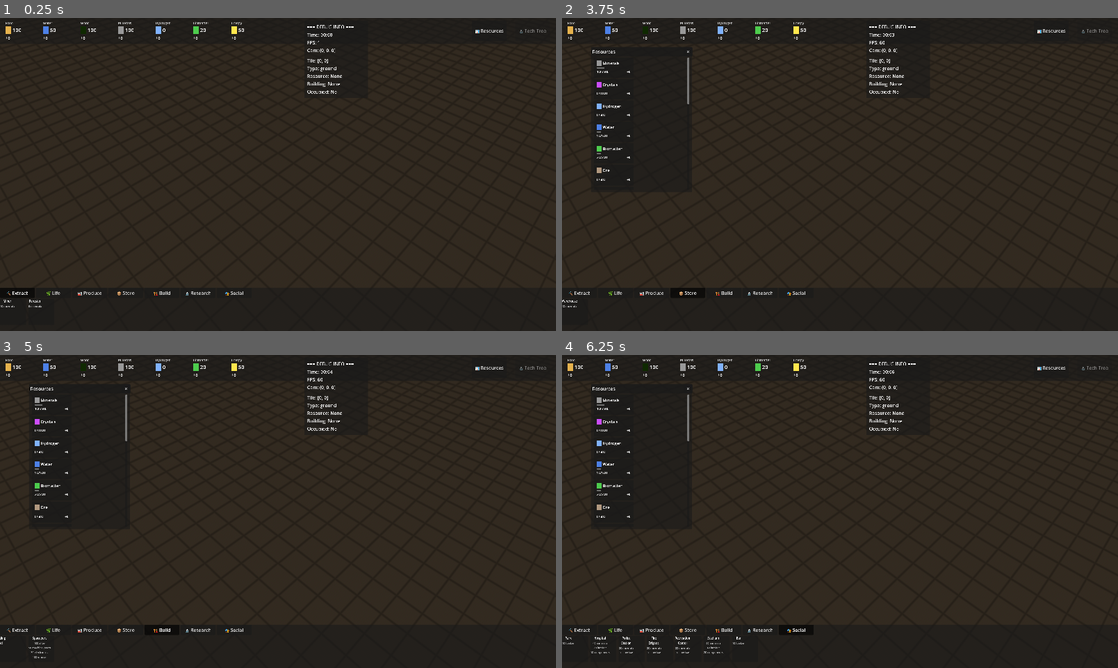
Above: before the commit, frames 1-4 (two rows, left to right).
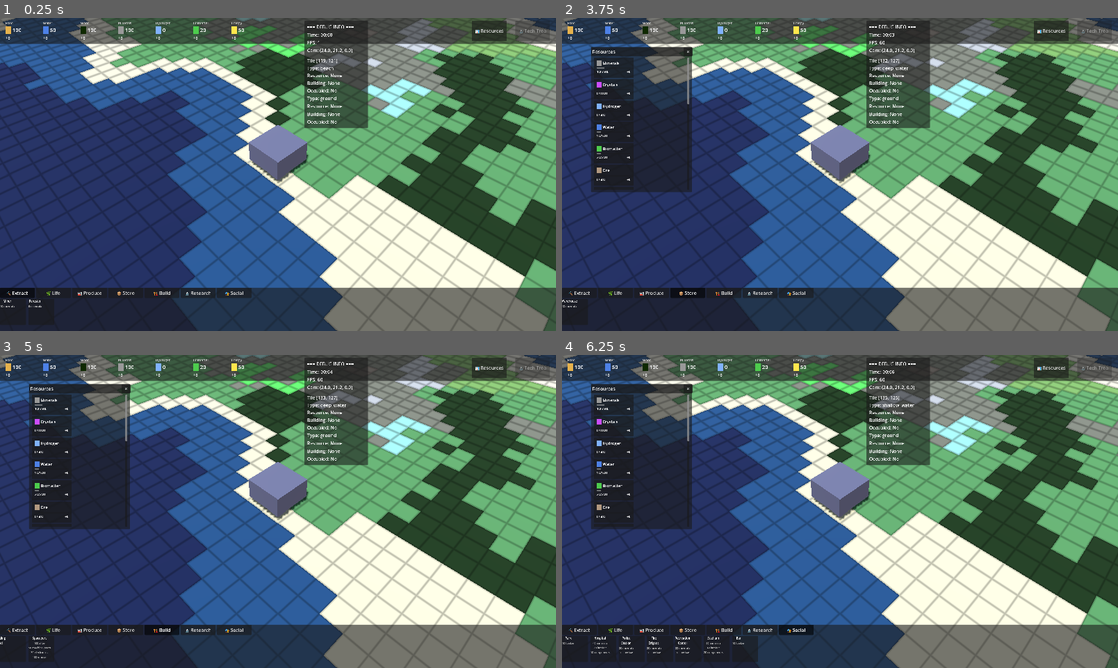
Above: after the commit, the same moments.

Repository: Doudini/Colony
Game: Godot game, scene res://scenes/planet_surface.tscn
Two runs of this game, one before a commit and one after it. Both use one fixed random seed, a clock stepped at 60 frames per second and the inputs below.
Inputs:
- Up to frame 1 (0.25 s): no input
- Up to frame 2 (3.75 s): click "📊 Resources" at 0.5 s; click "⛏️ Extract" at 1.25 s; click "🌿 Life" at 2 s; click "🏭 Produce" at 2.75 s; click "📦 Store" at 3.5 s
- Up to frame 3 (5 s): click "🏗️ Build" at 4.25 s
- Up to frame 4 (6.25 s): click "🔬 Research" at 5 s; click "🎭 Social" at 5.75 s

The runs differ from the first frame. In frame 1, 93% of the frame differs, in the area x 0-100%, y 0-100%; in frame 2, 89%; in frame 3, 88%; in frame 4, 87%.
Error before the commit: Parse Error: Cannot infer the type of "best_priority" variable because the value doesn't have a set type. (res://scripts/tile_grid.gd:964)

Commit message:
updated tile_grid updated shaders for overlay grid and terrain, switched to SCISSOR ALPHA blending so there is no z fighting.
todo:
- fix noise and terrain types so there is no more than 2 type of tiles adjacent to each other. For example if we have shallow_water cell which is next to ground but also next to mountain, our marching square algorithm produces some problems in the selection of our marching square tile
To fix this we should alwyas ensure certain type of cells are always surrounded by their next layer hierarchy i think.

Diff:
--- a/scenes/planet_surface.tscn
+++ b/scenes/planet_surface.tscn
@@ -4,7 +4,7 @@
 [ext_resource type="Script" uid="uid://bg56vuqy6ihdv" path="res://scripts/isometric_camera.gd" id="2"]
 [ext_resource type="Script" uid="uid://745kscm3s30p" path="res://scripts/tile_grid.gd" id="3"]
 [ext_resource type="Script" uid="uid://ettjpehl4bl" path="res://scripts/building_manager.gd" id="4"]
-[ext_resource type="Texture2D" uid="uid://deaha6w8pd3rt" path="res://tex/terrain_tileset_v2.png" id="4_kj5d6"]
+[ext_resource type="Texture2D" uid="uid://d0wrm4hrluowi" path="res://tex/terrain_tileset_v4.png" id="4_5i7v8"]
 [ext_resource type="Script" uid="uid://smrqwv25bkk8" path="res://scripts/clean_modern_ui.gd" id="5"]
 [ext_resource type="Script" uid="uid://bryxgcbgep5fn" path="res://scripts/debug_overlay.gd" id="6"]
 [ext_resource type="Script" uid="uid://dnbjqnnwc1h04" path="res://scripts/hover_detector.gd" id="7"]
@@ -36,7 +36,7 @@
 
 [node name="TileGrid" type="Node3D" parent="."]
 script = ExtResource("3")
-terrain_atlas = ExtResource("4_kj5d6")
+terrain_atlas = ExtResource("4_5i7v8")
 
 [node name="BuildingManager" type="Node3D" parent="."]
 script = ExtResource("4")
--- a/scripts/planet_surface.gd
+++ b/scripts/planet_surface.gd
@@ -52,9 +52,6 @@
 	print("📊 Resources - Click '📊 Resources' button")
 	print("🔬 Tech Tree - Build R&D to unlock")
 	print("==================================================")
-
-func _process(delta):
-	GameState.tick_research(delta)
 
 func _on_building_right_clicked(grid_pos: Vector2i, building_id: String, world_pos: Vector3):
 	"""Handle building right-click - show context menu"""
--- a/scripts/tile_grid.gd
+++ b/scripts/tile_grid.gd
@@ -169,8 +169,9 @@
 	_generate_terrain()
 	_assign_terrain_types()
 
-	_add_marshes()
+	#_add_marshes()
 	_smooth_terrain()
+
 	_place_major_rivers()  # New: Place long rivers first
 	_add_beaches()
 	_build_corner_grid()
@@ -394,7 +395,7 @@
 	"""Generate long rivers using A* pathfinding from mountains to ocean"""
 	print("=== GENERATING MAJOR RIVERS ===")
 
-	var target_water_tiles = 800  # Minimum water resource tiles we want
+	var target_water_tiles = 500  # Minimum water resource tiles we want
 	var current_water_tiles = 0
 
 	var river_count = 0
@@ -961,7 +962,7 @@
 func _get_transition_terrain(pos: Vector2i, base_type: String) -> String:
 	var base_priority = TERRAIN_PRIORITY.get(base_type, 0)
 	var best_type := base_type
-	var best_priority := base_priority
+	var best_priority = base_priority
 
 	for corner_offset in [
 		Vector2i(0, 0),
--- a/shaders/grid_overlay.gdshader
+++ b/shaders/grid_overlay.gdshader
@@ -1,5 +1,6 @@
 shader_type spatial;
-render_mode unshaded, depth_draw_always, cull_disabled;
+//render_mode unshaded, blend_mix, depth_draw_never, cull_disabled;
+render_mode unshaded, blend_mix;
 
 uniform float tile_size = 1.0;
 uniform float line_width_px = 1.0;
--- a/shaders/terrain_blend.gdshader
+++ b/shaders/terrain_blend.gdshader
@@ -7,11 +7,14 @@
 const float TILES_PER_ROW = 16.0;
 const float MASK_ROW = 9.0;
 
+uniform float alpha_cutoff : hint_range(0.0, 1.0, 0.01) = 0.5;
+
 void fragment() {
 	vec4 base_color = texture(terrain_atlas, UV);
 	vec4 transition_color = texture(terrain_atlas, UV2);
 
 	float mask_col = floor(COLOR.r * TILES_PER_ROW + 0.5);
+	mask_col = clamp(mask_col, 0.0, TILES_PER_ROW - 1.0);
 	vec2 mask_uv = vec2(
 		(mask_col + fract(UV.x * TILES_PER_ROW)) / TILES_PER_ROW,
 		(MASK_ROW + fract(UV.y * TILES_PER_ROW)) / TILES_PER_ROW
@@ -19,5 +22,7 @@
 	float mask = texture(terrain_atlas, mask_uv).a;
 
 	ALBEDO = mix(transition_color.rgb, base_color.rgb, mask);
+
 	ALPHA = 1.0;
+	ALPHA_SCISSOR_THRESHOLD = alpha_cutoff;
 }
